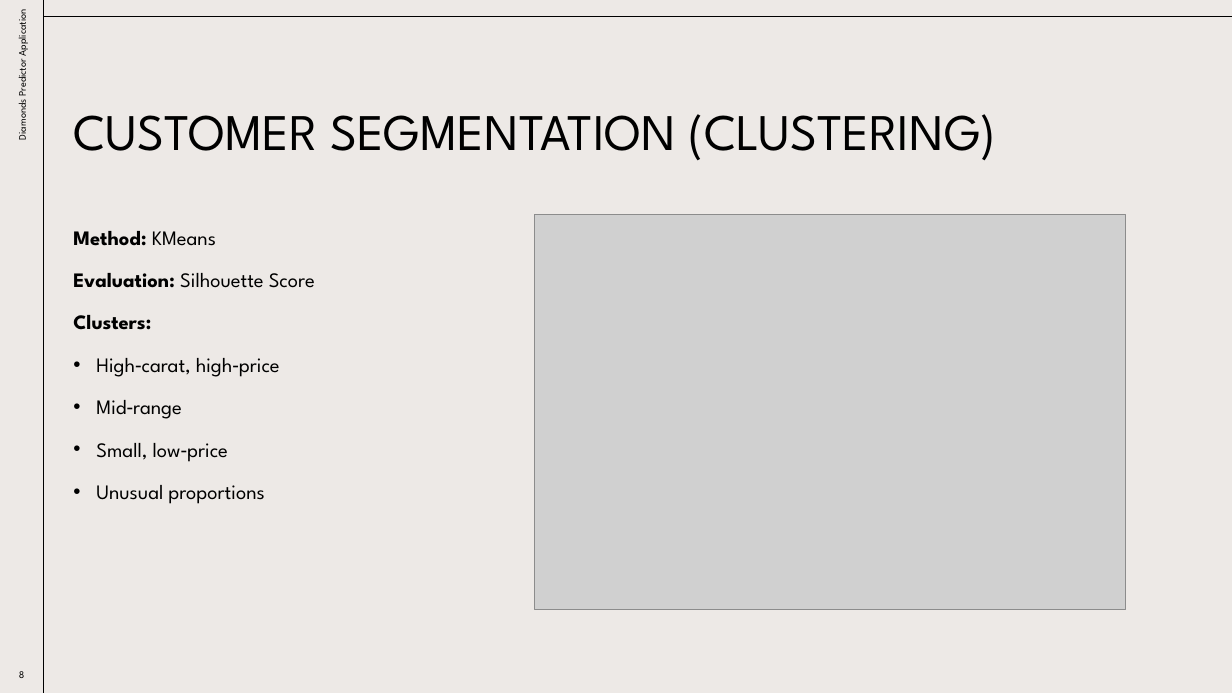
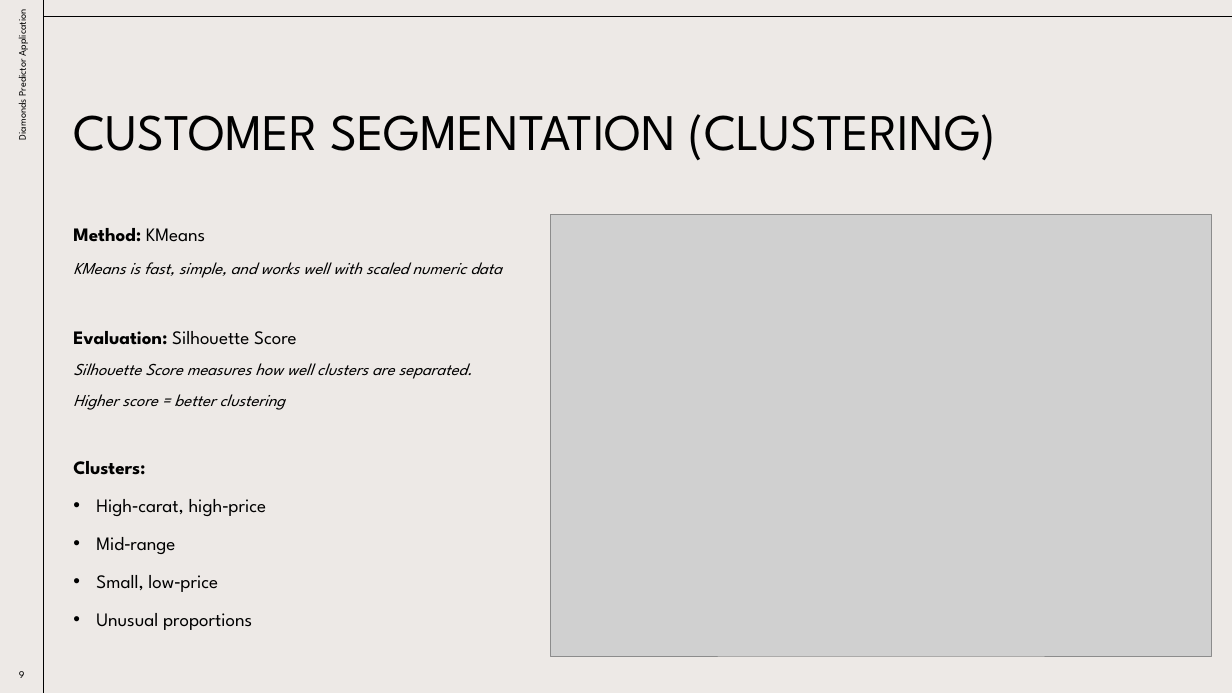
Before and after one commit to Saadehsan-9191/Machine-Learning-Projects, a slide deck: slide 9 of Multi - Diamonds price predictor/Diamonds Predictor Application.pptx (slide 8 before the commit). Drawn at 1232x693 pixels with LibreOffice and Linux fonts; fonts in the diff are those of the drawing; grey boxes stand for pictures. Boxes give left, top, right and bottom in pixels: in the first picture for what was removed or moved away, otherwise in the second. Text is boxed around its words. In the diff, an @@ line names an element or a change of style, - is before the commit and + after.

Commit message:
minor changes to ppt

```diff
--- a/Multi - Diamonds price predictor/Diamonds Predictor Application.pptx
+++ b/Multi - Diamonds price predictor/Diamonds Predictor Application.pptx
@@ text at (73,228,297,630): size 16 to 14.8 pt in "Method: KMeans", "Evaluation: Silhouette Score", "Clusters:", "High‑carat, high‑price" and 3 more places; line spacing 1.2 to 1.1 @@
@@ picture: place and size @@
-picture at (534,214,1126,609)
+picture at (551,214,1213,656)
@@ text at (73,262,502,278): paragraph added @@
+KMeans is fast, simple, and works well with scaled numeric data
@@ text at (73,363,473,410): paragraphs added @@
+Silhouette Score measures how well clusters are separated.
+Higher score = better clustering
@@ page number at (19,671,25,678): text changed @@
-8
+9
```
Also in this commit, not shown: 4 other slides changed, 1 slide added, 1 other file.
